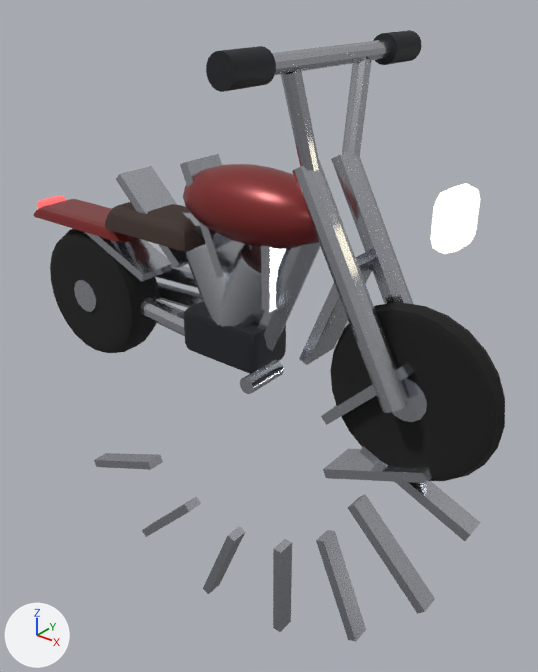
The glTF model SeatAtTheTable/public/assets/world/vehicles/chopper.glb as it was, and as the next commit left it.
Camera for both pictures: a 50 mm lens placed at (15.4, -16.7, 13.3), pointed at (1.1, 1.2, 2.2). Arrows for +X, +Y and +Z are at lower left; the lights stay in place. The first picture is the older version. Where no turn or scale is listed for an object, it has been applied to the vertices. Vertices at exactly the same position are counted once.

In view in the first picture: 'headlight', 'part-chrome', 'part-paint', 'part-seat', 'part-trim', 'wheel-front-spokes', 'wheel-front-tyre', 'wheel-rear-spokes', 'wheel-rear-tyre' and 1 more.
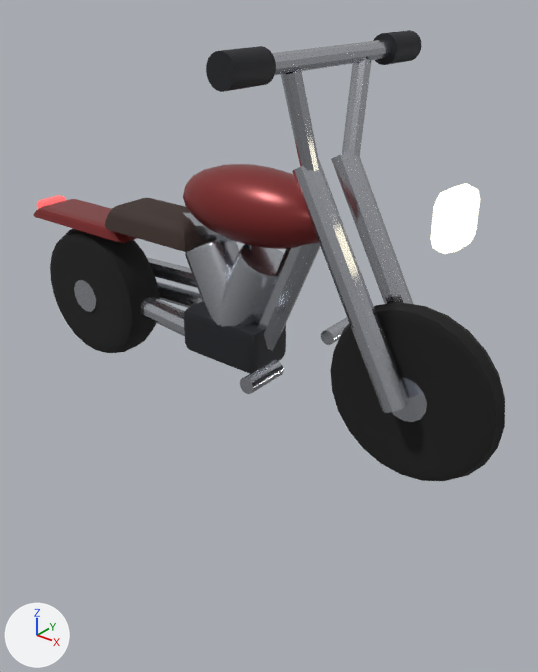
Changed parts and their boxes [x1, y1, x2, y2] in the pictures (538 x 672 px; the box of a moved part takes in the faces that stretch with it):
'wheel-rear-spokes', reshaped, moved, rescaled
    before: [74, 154, 432, 483]
    after: [74, 280, 97, 312]
'wheel-front-spokes', reshaped, moved, rescaled
    before: [94, 378, 481, 642]
    after: [392, 377, 427, 422]
part 1 of me_cylinder_003, moved or reshaped (not visible afterwards)
    before: [360, 446, 481, 541]
part 2 of me_cylinder_003, moved or reshaped (not visible afterwards)
    before: [348, 494, 435, 614]
part 3 of me_cylinder_003, moved or reshaped (not visible afterwards)
    before: [316, 530, 366, 642]
part 4 of me_cylinder_003, moved or reshaped (not visible afterwards)
    before: [273, 539, 292, 632]
part 5 of me_cylinder_003, moved or reshaped (not visible afterwards)
    before: [203, 526, 245, 594]
part 6 of me_cylinder_003, moved or reshaped (not visible afterwards)
    before: [142, 496, 201, 537]
part 7 of me_cylinder_003, moved or reshaped (not visible afterwards)
    before: [94, 453, 163, 470]
part 8 of me_cylinder_001, moved or reshaped (not visible afterwards)
    before: [85, 232, 172, 282]
part 9 of me_cylinder_001, moved or reshaped (not visible afterwards)
    before: [116, 166, 188, 269]
part 10 of me_cylinder_001, moved or reshaped (not visible afterwards)
    before: [180, 154, 245, 278]
part 11 of me_cylinder_001, moved or reshaped (not visible afterwards)
    before: [261, 246, 286, 312]
part 12 of me_cylinder_001, moved or reshaped (not visible afterwards)
    before: [299, 251, 376, 365]
part 13 of me_cylinder_001, moved or reshaped (not visible afterwards)
    before: [321, 362, 414, 425]
part 14 of me_cylinder_001, moved or reshaped (not visible afterwards)
    before: [323, 449, 432, 483]

What changed in the scene script:
```text
Change me_cylinder_003:
    used by ob_wheel_front_spokes; location = (1.03, 0.0, -3.09); rotation_euler = (1.571, 0.0, 0.0), in degrees (90, 0, 0); scale = (8.52, 8.52, 8.52)
    remove me_cylinder_003.from_pydata(...)  # 92 vertices, 148 faces; spans x -1.0..1.0, y -0.76..0.76, z -0.05..0.05
    add me_cylinder_003.from_pydata(...)  # 92 vertices, 148 faces; spans x -1.0..1.0, y -1.0..1.0, z -0.22..0.22
    me_cylinder_003 part 1: the loose piece of 8 vertices spanning x 0.56..1.0, y 0.23..0.44, z -0.04..0.04 is scaled about its middle by 4.37, then moved by (-0.78, -0.33, 0.0)
    me_cylinder_003 part 2: the loose piece of 8 vertices spanning x 0.52..0.88, y -0.19..0.16, z -0.04..0.04 is scaled about its middle by 4.37, then moved by (-0.7, 0.01, 0.0)
    me_cylinder_003 part 3: the loose piece of 8 vertices spanning x 0.39..0.6, y -0.52..-0.08, z -0.04..0.04 is scaled about its middle by 4.37, then moved by (-0.5, 0.3, 0.0)
    me_cylinder_003 part 4: the loose piece of 8 vertices spanning x 0.18..0.22, y -0.71..-0.25, z -0.04..0.04 is scaled about its middle by 4.37, then moved by (-0.2, 0.48, 0.0)
    me_cylinder_003 part 5: the loose piece of 8 vertices spanning x -0.26..-0.05, y -0.76..-0.32, z -0.04..0.04 is scaled about its middle by 4.37, then moved by (0.15, 0.54, 0.0)
    me_cylinder_003 part 6: the loose piece of 8 vertices spanning x -0.67..-0.32, y -0.64..-0.28, z -0.04..0.04 is scaled about its middle by 4.37, then moved by (0.49, 0.46, 0.0)
    me_cylinder_003 part 7: the loose piece of 8 vertices spanning x -1.0..-0.56, y -0.36..-0.15, z -0.04..0.04 is scaled about its middle by 4.37, then moved by (0.78, 0.25, 0.0)
    other edits to the shape of me_cylinder_003 do not show in these pictures
Change me_cylinder_001:
    used by ob_wheel_rear_spokes; location = (0.21, 0.0, 3.69); rotation_euler = (1.571, 0.0, 0.0), in degrees (90, 0, 0); scale = (8.01, 8.01, 8.01)
    remove me_cylinder_001.from_pydata(...)  # 92 vertices, 148 faces; spans x -1.0..1.0, y -0.57..0.57, z -0.11..0.11
    add me_cylinder_001.from_pydata(...)  # 92 vertices, 148 faces; spans x -1.0..1.0, y -1.0..1.0, z -0.49..0.49
    me_cylinder_001 part 8: the loose piece of 8 vertices spanning x -0.81..-0.38, y 0.01..0.22, z -0.09..0.09 is scaled about its middle by 4.44, then moved by (0.6, -0.11, 0.0)
    me_cylinder_001 part 9: the loose piece of 8 vertices spanning x -0.51..-0.16, y 0.12..0.46, z -0.09..0.09 is scaled about its middle by 4.44, then moved by (0.34, -0.29, 0.0)
    me_cylinder_001 part 10: the loose piece of 8 vertices spanning x -0.13..0.08, y 0.14..0.57, z -0.09..0.09 is scaled about its middle by 4.44, then moved by (0.02, -0.35, 0.0)
    me_cylinder_001 part 11: the loose piece of 8 vertices spanning x 0.27..0.31, y 0.06..0.51, z -0.09..0.09 is scaled about its middle by 4.44, then moved by (-0.29, -0.29, 0.0)
    me_cylinder_001 part 12: the loose piece of 8 vertices spanning x 0.44..0.65, y -0.1..0.33, z -0.09..0.09 is scaled about its middle by 4.44, then moved by (-0.55, -0.11, 0.0)
    me_cylinder_001 part 13: the loose piece of 8 vertices spanning x 0.55..0.9, y -0.32..0.02, z -0.09..0.09 is scaled about its middle by 4.44, then moved by (-0.72, 0.15, 0.0)
    me_cylinder_001 part 14: the loose piece of 8 vertices spanning x 0.57..1.0, y -0.57..-0.36, z -0.09..0.09 is scaled about its middle by 4.44, then moved by (-0.78, 0.46, 0.0)
    other edits to the shape of me_cylinder_001 do not show in these pictures
Change ob_wheel_front_spokes:
    ob_wheel_front_spokes.location: (1.03, 0.0, -3.09) -> (7.2, 0.0, 2.7)
    ob_wheel_front_spokes.scale: (8.52, 8.52, 8.52) -> (1.95, 1.95, 1.95)
Change ob_wheel_rear_spokes:
    ob_wheel_rear_spokes.location: (0.21, 0.0, 3.69) -> (-6.0, 0.0, 2.5)
    ob_wheel_rear_spokes.scale: (8.01, 8.01, 8.01) -> (1.8, 1.8, 1.8)
```
